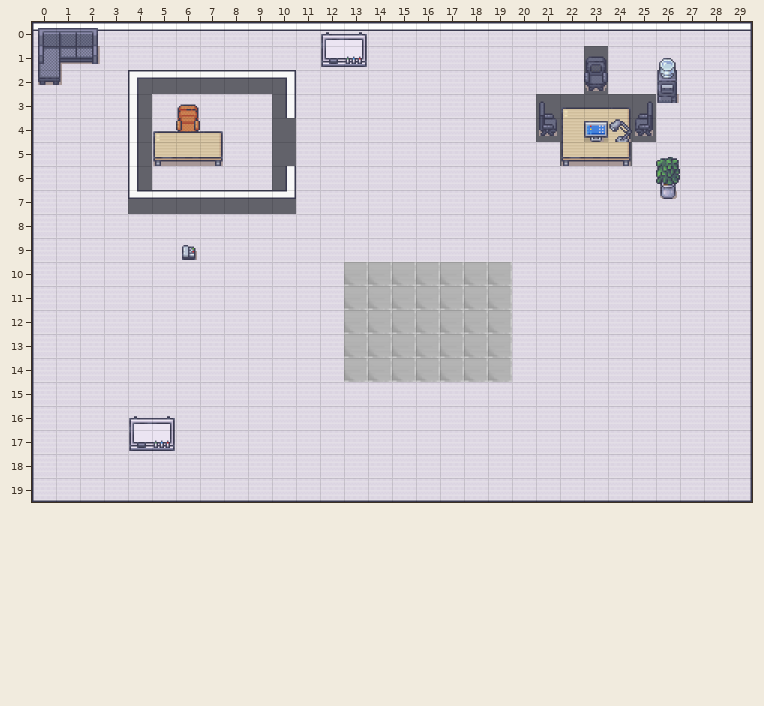
Tiled map: assets/map2.tmx. The picture above is the old version.
Cells are 32x32 px. Shown: x 0..29, y 0..19.
And afterwards:
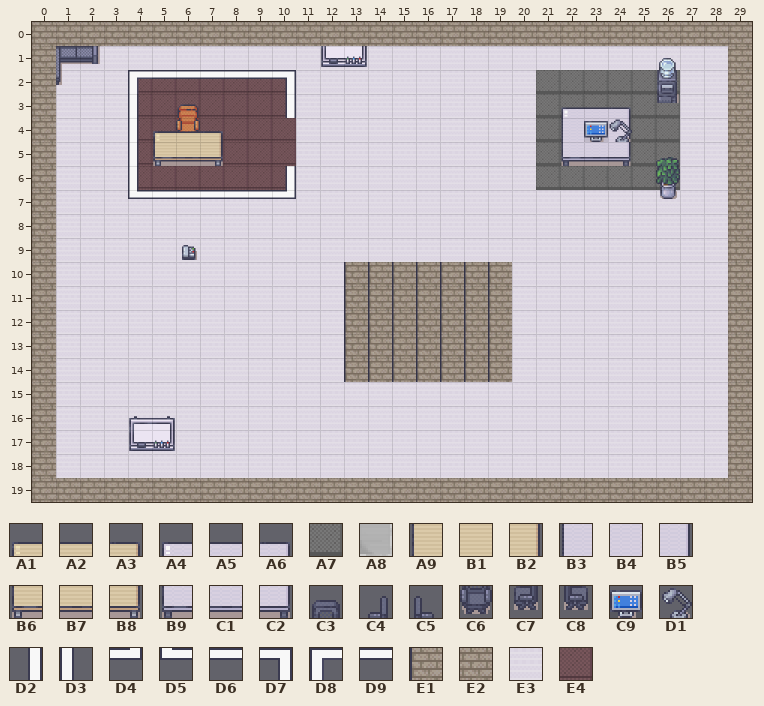
Key: from "modern-office": A1 65, A2 66, A3 67, A4 70, A5 71, A6 72, A7 76, A8 78, A9 81, B1 82, B2 83, B3 86, B4 87, B5 88, B6 97, B7 98, B8 99, B9 102, C1 103, C2 104, C3 131, C4 132, C5 133, C6 147, C7 148, C8 149, C9 222, D1 347; from "room-builder-office": D2 3, D3 4, D4 17, D5 18, D6 24, D7 33, D8 34, D9 56, E1 148, E2 149, E3 181, E4 203.
__ is an empty cell, ## one hidden under a higher layer, .. an unchanged one.
Tiles of an added or newly shown layer are drawn over the layers below it.
What changed:
--- layer "Ground"
@@ x 4..26 @@
- 1 .. .. .. .. .. .. .. .. .. .. .. .. .. .. .. .. .. .. .. C3 .. .. ..
- 2 D8 D6 D6 D6 D6 D6 D7 .. .. .. .. .. .. .. .. .. .. E3 E3 C6 E3 E3 E3
- 3 D3 E3 E3 E3 E3 E3 D2 .. .. .. .. .. .. .. .. .. .. C5 A1 A2 A3 C4 E3
- 4 D3 E3 E3 E3 E3 E3 __ .. .. .. .. .. .. .. .. .. .. C8 A9 B1 B2 C7 E3
- 5 D3 E3 .. E3 E3 E3 __ .. .. .. .. .. .. .. .. .. .. E3 B6 B7 B8 E3 E3
- 6 D3 E3 E3 E3 E3 E3 D2 .. .. .. .. .. .. .. .. .. .. E3 E3 E3 E3 E3 E3
- 7 D5 D6 D6 D6 D6 D6 D4 .. .. .. .. .. .. .. .. .. .. .. .. .. .. .. ..
+ 1 .. .. .. .. .. .. .. .. .. .. .. .. .. .. .. .. .. .. .. E3 .. .. ..
+ 2 E4 E4 E4 E4 E4 E4 E4 .. .. .. .. .. .. .. .. .. .. A7 A7 A7 A7 A7 A7
+ 3 E4 E4 E4 E4 E4 E4 E4 .. .. .. .. .. .. .. .. .. .. A7 A7 A7 A7 A7 A7
+ 4 E4 E4 E4 E4 E4 E4 E4 .. .. .. .. .. .. .. .. .. .. A7 A7 ## A7 A7 A7
+ 5 E4 E4 .. E4 E4 E4 E4 .. .. .. .. .. .. .. .. .. .. A7 A7 ## A7 A7 A7
+ 6 E4 E4 E4 E4 E4 E4 E4 .. .. .. .. .. .. .. .. .. .. A7 A7 A7 A7 A7 A7
+ 7 E3 E3 E3 E3 E3 E3 E3 .. .. .. .. .. .. .. .. .. .. .. .. .. .. .. ..
@@ x 13..19 @@
-10 A8 A8 A8 A8 A8 A8 A8
-11 A8 A8 A8 A8 A8 A8 A8
-12 A8 A8 A8 A8 A8 A8 A8
-13 A8 A8 A8 A8 A8 A8 A8
-14 A8 A8 A8 A8 A8 A8 A8
+10 ## ## ## ## ## ## ##
+11 ## ## ## ## ## ## ##
+12 ## ## ## ## ## ## ##
+13 ## ## ## ## ## ## ##
+14 ## ## ## ## ## ## ##
--- layer "aboveground" (added)
@@ x 4..10 @@
- 2 __ __ __ __ __ __ __
- 3 __ .. .. .. .. .. __
- 4 __ .. .. .. .. .. ..
- 5 __ .. .. .. .. .. ..
- 6 __ .. .. .. .. .. __
- 7 __ __ __ __ __ __ __
+ 2 D8 D6 D6 D6 D6 D6 D7
+ 3 D3 .. .. .. .. .. D2
+ 4 D3 .. .. .. .. .. ..
+ 5 D3 .. .. .. .. .. ..
+ 6 D3 .. .. .. .. .. D2
+ 7 D5 D9 D9 D9 D9 D9 D4
@@ x 13..19 @@
-10 __ __ __ __ __ __ __
-11 __ __ __ __ __ __ __
-12 __ __ __ __ __ __ __
-13 __ __ __ __ __ __ __
-14 __ __ __ __ __ __ __
+10 E1 E1 E1 E1 E1 E1 E1
+11 E1 E1 E1 E1 E1 E1 E1
+12 E1 E1 E1 E1 E1 E1 E1
+13 E1 E1 E1 E1 E1 E1 E1
+14 E1 E1 E1 E1 E1 E1 E1
--- layer "Objects"
@@ x 22..24 @@
- 3 __ __ __
- 4 __ C9 D1
- 5 __ __ __
+ 3 A4 A5 A6
+ 4 B3 B4 B5
+ 5 B9 C1 C2
--- layer "Walls"
@@ x 0..29 @@
- 0 __ __ __ __ __ __ __ __ __ __ __ __ __ __ __ __ __ __ __ __ __ __ __ __ __ __ __ __ __ __
- 1 __ .. .. .. .. .. .. .. .. .. .. .. .. .. .. .. .. .. .. .. .. .. .. .. .. .. .. .. .. __
- 2 __ .. .. .. .. .. .. .. .. .. .. .. .. .. .. .. .. .. .. .. .. .. .. .. .. .. .. .. .. __
- 3 __ .. .. .. .. .. .. .. .. .. .. .. .. .. .. .. .. .. .. .. .. .. .. .. .. .. .. .. .. __
- 4 __ .. .. .. .. .. .. .. .. .. .. .. .. .. .. .. .. .. .. .. .. .. .. .. .. .. .. .. .. __
- 5 __ .. .. .. .. .. .. .. .. .. .. .. .. .. .. .. .. .. .. .. .. .. .. .. .. .. .. .. .. __
- 6 __ .. .. .. .. .. .. .. .. .. .. .. .. .. .. .. .. .. .. .. .. .. .. .. .. .. .. .. .. __
- 7 __ .. .. .. .. .. .. .. .. .. .. .. .. .. .. .. .. .. .. .. .. .. .. .. .. .. .. .. .. __
- 8 __ .. .. .. .. .. .. .. .. .. .. .. .. .. .. .. .. .. .. .. .. .. .. .. .. .. .. .. .. __
- 9 __ .. .. .. .. .. .. .. .. .. .. .. .. .. .. .. .. .. .. .. .. .. .. .. .. .. .. .. .. __
-10 __ .. .. .. .. .. .. .. .. .. .. .. .. .. .. .. .. .. .. .. .. .. .. .. .. .. .. .. .. __
-11 __ .. .. .. .. .. .. .. .. .. .. .. .. .. .. .. .. .. .. .. .. .. .. .. .. .. .. .. .. __
-12 __ .. .. .. .. .. .. .. .. .. .. .. .. .. .. .. .. .. .. .. .. .. .. .. .. .. .. .. .. __
-13 __ .. .. .. .. .. .. .. .. .. .. .. .. .. .. .. .. .. .. .. .. .. .. .. .. .. .. .. .. __
-14 __ .. .. .. .. .. .. .. .. .. .. .. .. .. .. .. .. .. .. .. .. .. .. .. .. .. .. .. .. __
-15 __ .. .. .. .. .. .. .. .. .. .. .. .. .. .. .. .. .. .. .. .. .. .. .. .. .. .. .. .. __
-16 __ .. .. .. .. .. .. .. .. .. .. .. .. .. .. .. .. .. .. .. .. .. .. .. .. .. .. .. .. __
-17 __ .. .. .. .. .. .. .. .. .. .. .. .. .. .. .. .. .. .. .. .. .. .. .. .. .. .. .. .. __
-18 __ .. .. .. .. .. .. .. .. .. .. .. .. .. .. .. .. .. .. .. .. .. .. .. .. .. .. .. .. __
-19 __ __ __ __ __ __ __ __ __ __ __ __ __ __ __ __ __ __ __ __ __ __ __ __ __ __ __ __ __ __
+ 0 E2 E2 E2 E2 E2 E2 E2 E2 E2 E2 E2 E2 E2 E2 E2 E2 E2 E2 E2 E2 E2 E2 E2 E2 E2 E2 E2 E2 E2 E2
+ 1 E2 .. .. .. .. .. .. .. .. .. .. .. .. .. .. .. .. .. .. .. .. .. .. .. .. .. .. .. .. E2
+ 2 E2 .. .. .. .. .. .. .. .. .. .. .. .. .. .. .. .. .. .. .. .. .. .. .. .. .. .. .. .. E2
+ 3 E2 .. .. .. .. .. .. .. .. .. .. .. .. .. .. .. .. .. .. .. .. .. .. .. .. .. .. .. .. E2
+ 4 E2 .. .. .. .. .. .. .. .. .. .. .. .. .. .. .. .. .. .. .. .. .. .. .. .. .. .. .. .. E2
+ 5 E2 .. .. .. .. .. .. .. .. .. .. .. .. .. .. .. .. .. .. .. .. .. .. .. .. .. .. .. .. E2
+ 6 E2 .. .. .. .. .. .. .. .. .. .. .. .. .. .. .. .. .. .. .. .. .. .. .. .. .. .. .. .. E2
+ 7 E2 .. .. .. .. .. .. .. .. .. .. .. .. .. .. .. .. .. .. .. .. .. .. .. .. .. .. .. .. E2
+ 8 E2 .. .. .. .. .. .. .. .. .. .. .. .. .. .. .. .. .. .. .. .. .. .. .. .. .. .. .. .. E2
+ 9 E2 .. .. .. .. .. .. .. .. .. .. .. .. .. .. .. .. .. .. .. .. .. .. .. .. .. .. .. .. E2
+10 E2 .. .. .. .. .. .. .. .. .. .. .. .. .. .. .. .. .. .. .. .. .. .. .. .. .. .. .. .. E2
+11 E2 .. .. .. .. .. .. .. .. .. .. .. .. .. .. .. .. .. .. .. .. .. .. .. .. .. .. .. .. E2
+12 E2 .. .. .. .. .. .. .. .. .. .. .. .. .. .. .. .. .. .. .. .. .. .. .. .. .. .. .. .. E2
+13 E2 .. .. .. .. .. .. .. .. .. .. .. .. .. .. .. .. .. .. .. .. .. .. .. .. .. .. .. .. E2
+14 E2 .. .. .. .. .. .. .. .. .. .. .. .. .. .. .. .. .. .. .. .. .. .. .. .. .. .. .. .. E2
+15 E2 .. .. .. .. .. .. .. .. .. .. .. .. .. .. .. .. .. .. .. .. .. .. .. .. .. .. .. .. E2
+16 E2 .. .. .. .. .. .. .. .. .. .. .. .. .. .. .. .. .. .. .. .. .. .. .. .. .. .. .. .. E2
+17 E2 .. .. .. .. .. .. .. .. .. .. .. .. .. .. .. .. .. .. .. .. .. .. .. .. .. .. .. .. E2
+18 E2 .. .. .. .. .. .. .. .. .. .. .. .. .. .. .. .. .. .. .. .. .. .. .. .. .. .. .. .. E2
+19 E2 E2 E2 E2 E2 E2 E2 E2 E2 E2 E2 E2 E2 E2 E2 E2 E2 E2 E2 E2 E2 E2 E2 E2 E2 E2 E2 E2 E2 E2
Pixel boxes of the changes (left, top, right, bottom) in both pictures:
changed: (32, 22, 752, 502)
